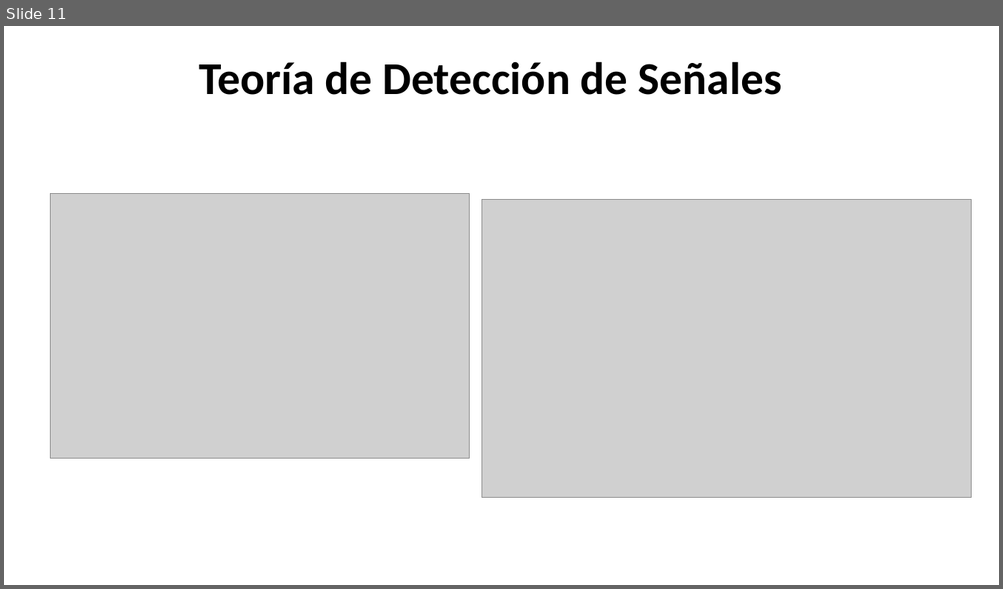
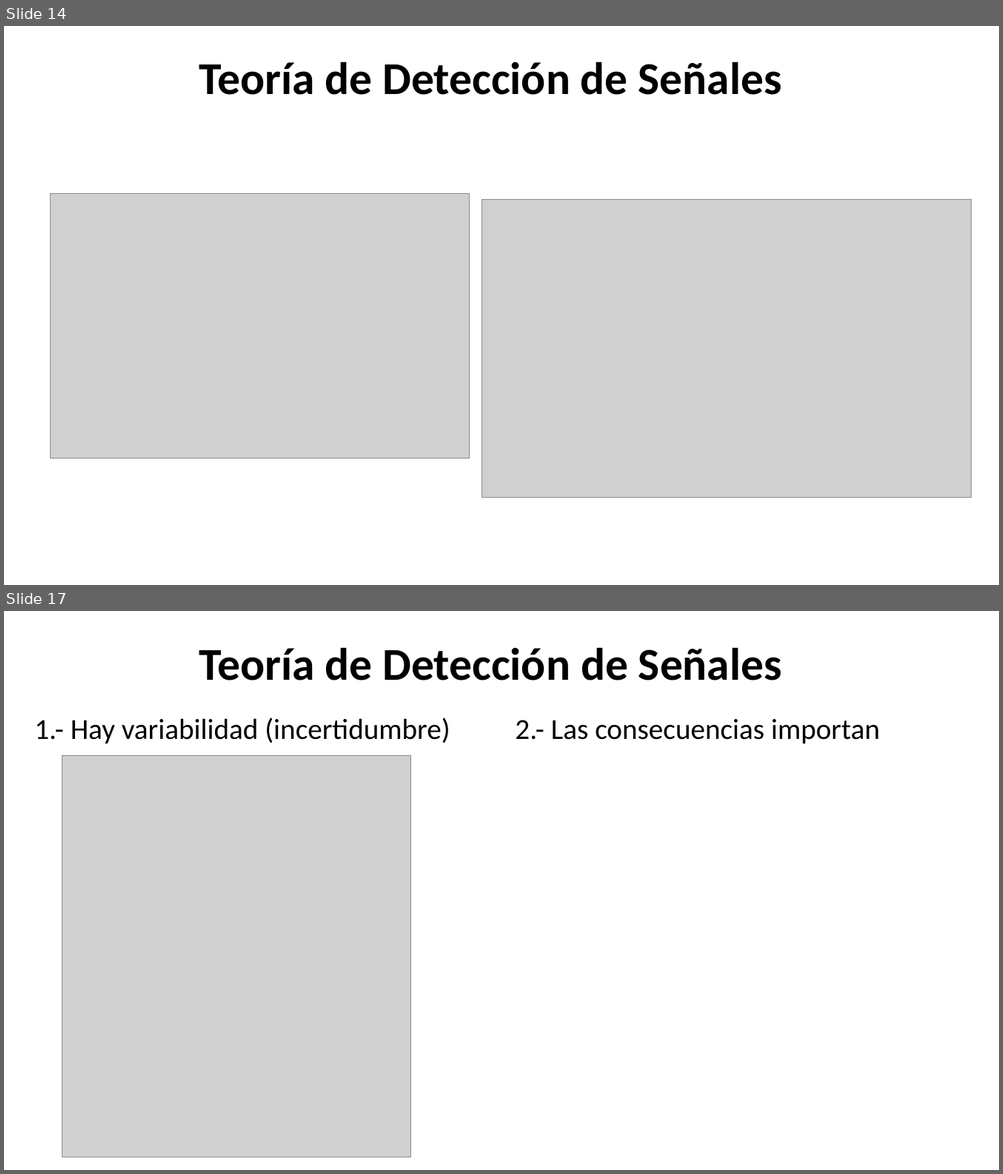
Before and after one commit to Adrifelcha/Adrifelcha, a slide deck: Tesis/Presentaciones/AMC_TDS.pptx. Shown one above the other, each under a label of ours: slide 11 before the commit, slides 14 and 17 after it; the slides between them are not shown. The pictures are 1003x589 and 1003x1174 pixels, drawn with LibreOffice and Linux fonts; fonts in the diff are those of the drawing; grey boxes stand for pictures. Boxes give left, top, right and bottom in pixels: in the first picture for what was removed or moved away, otherwise in the second. Text is boxed around its words. In the diff, an @@ line names an element or a change of style, - is before the commit and + after.

Commit message:
Presentacion Sabatina Detección de Señales

```diff
--- a/Tesis/Presentaciones/AMC_TDS.pptx
+++ b/Tesis/Presentaciones/AMC_TDS.pptx
@@ slide 17 added at (4,611,999,1170), background #FFFFFF @@
@@ title added at (199,647,782,681), 44 pt, text #000000, bold @@
+Teoría de Detección de Señales
@@ text added at (34,718,449,744), 28 pt, text #000000 @@
+1.- Hay variabilidad (incertidumbre)
@@ text added at (515,719,879,744), 28 pt, text #000000 @@
+2.- Las consecuencias importan
@@ picture added at (62,756,410,1158) @@
@@ what was slide 11 is now slide 14 @@
```
Also in this commit, not shown: 11 other slides added, 1 slide removed, 1 other file.
